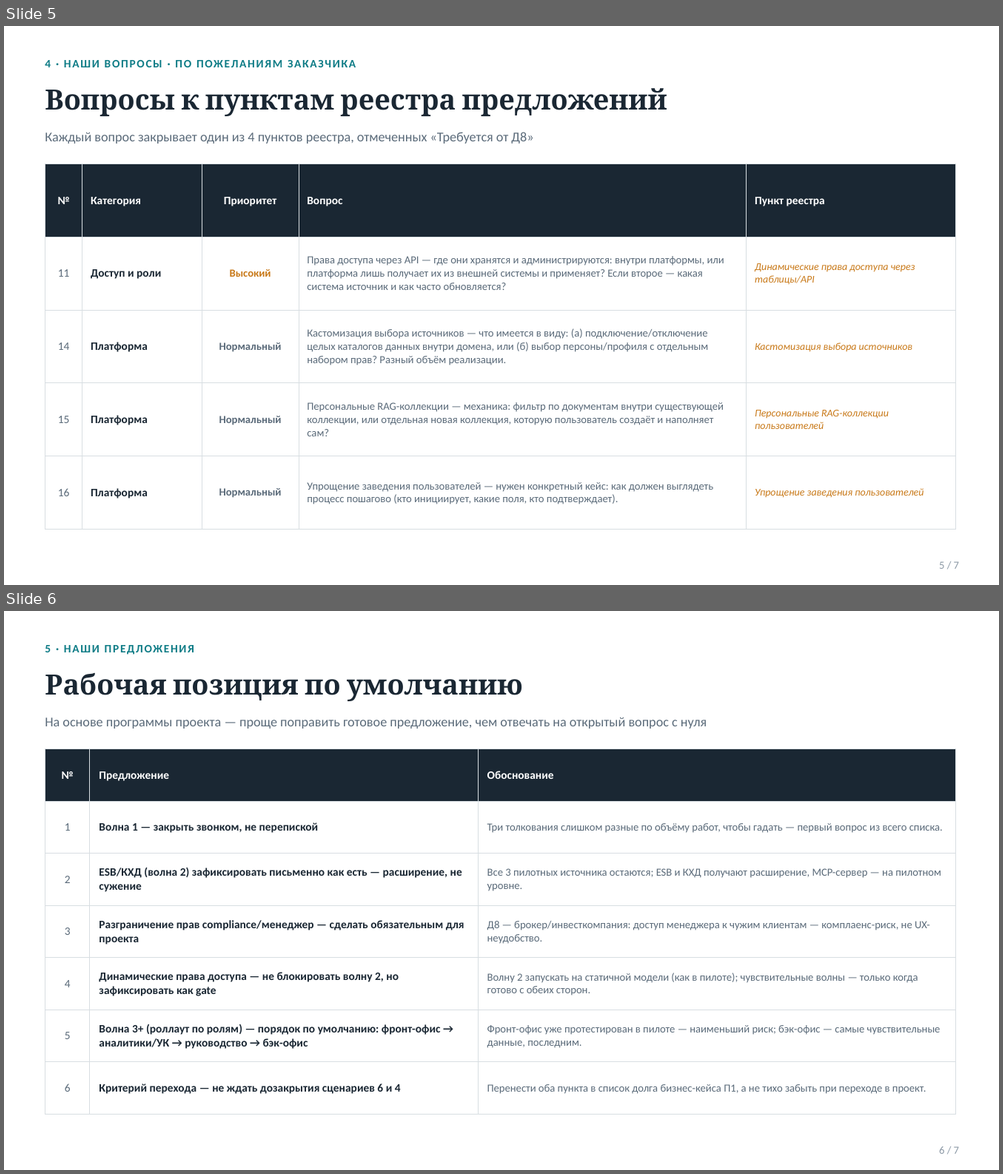
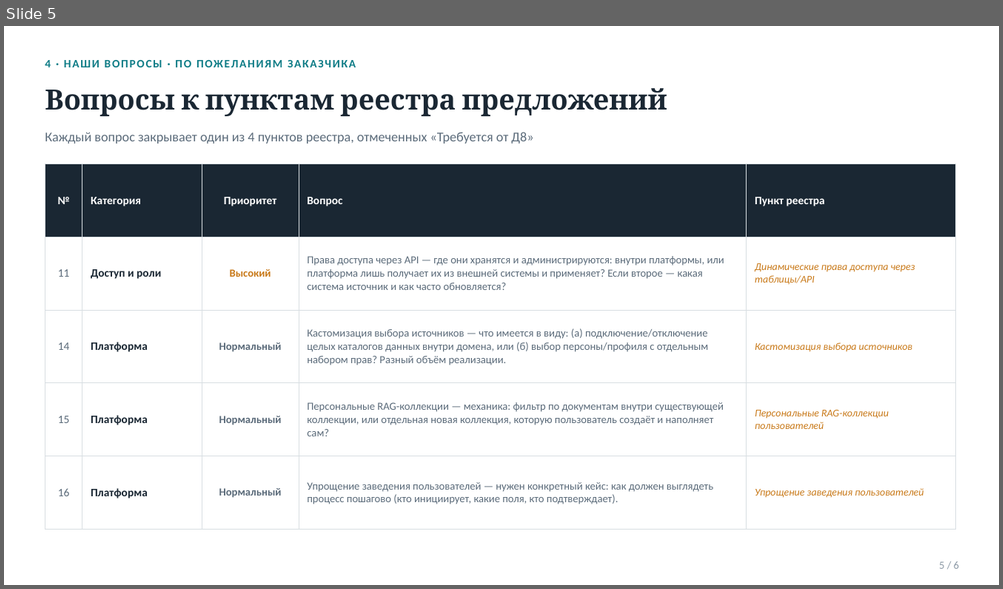
Before and after one commit to vladilslavandrosov-prog/job-RAG, a slide deck: docs/presentations/case-27-proekt-d8-skoup-i-voprosy.pptx. Shown one above the other, each under a label of ours: slides 5 and 6 before the commit, slide 5 after it. The pictures are 1003x1174 and 1003x589 pixels, drawn with LibreOffice and Linux fonts; fonts in the diff are those of the drawing. Boxes give left, top, right and bottom in pixels: in the first picture for what was removed or moved away, otherwise in the second. Text is boxed around its words. In the diff, an @@ line names an element or a change of style, - is before the commit and + after.

```diff
--- a/docs/presentations/case-27-proekt-d8-skoup-i-voprosy.pptx
+++ b/docs/presentations/case-27-proekt-d8-skoup-i-voprosy.pptx
@@ slide 6 removed at [4,611,999,1170], background #FFFFFF @@
@@ text removed at [45,645,51,652] @@
-5 · НАШИ ПРЕДЛОЖЕНИЯ
@@ text removed at [45,673,523,701] @@
-Рабочая позиция по умолчанию
@@ text removed at [45,717,706,729] @@
-На основе программы проекта — проще поправить готовое предложение, чем отвечать на открытый вопрос с нуля
@@ table removed at [45,749,956,1115], 7 rows, 3 columns @@
-№ | Предложение | Обоснование
-1 | Волна 1 — закрыть звонком, не перепиской | Три толкования слишком разные по объёму работ, чтобы гадать — первый вопрос из всего списка.
-2 | ESB/КХД (волна 2) зафиксировать письменно как есть — расширение, не сужение | Все 3 пилотных источника остаются; ESB и КХД получают расширение, MCP-сервер — на пилотном уровне.
-3 | Разграничение прав compliance/менеджер — сделать обязательным для проекта | Д8 — брокер/инвесткомпания: доступ менеджера к чужим клиентам — комплаенс-риск, не UX-неудобство.
-4 | Динамические права доступа — не блокировать волну 2, но зафиксировать как gate | Волну 2 запускать на статичной модели (как в пилоте); чувствительные волны — только когда готово с обеих сторон.
-5 | Волна 3+ (роллаут по ролям) — порядок по умолчанию: фронт-офис → аналитики/УК → руководство → бэк-офис | Фронт-офис уже протестирован в пилоте — наименьший риск; бэк-офис — самые чувствительные данные, последним.
-6 | Критерий перехода — не ждать дозакрытия сценариев 6 и 4 | Перенести оба пункта в список долга бизнес-кейса П1, а не тихо забыть при переходе в проект.
@@ text removed at [939,1147,959,1154] @@
-6 / 7
@@ slide 5 changed as well @@
@@ text at [939,562,959,569]: text changed @@
-5 / 7
+5 / 6
```
Also in this commit, not shown: 5 other slides changed.
